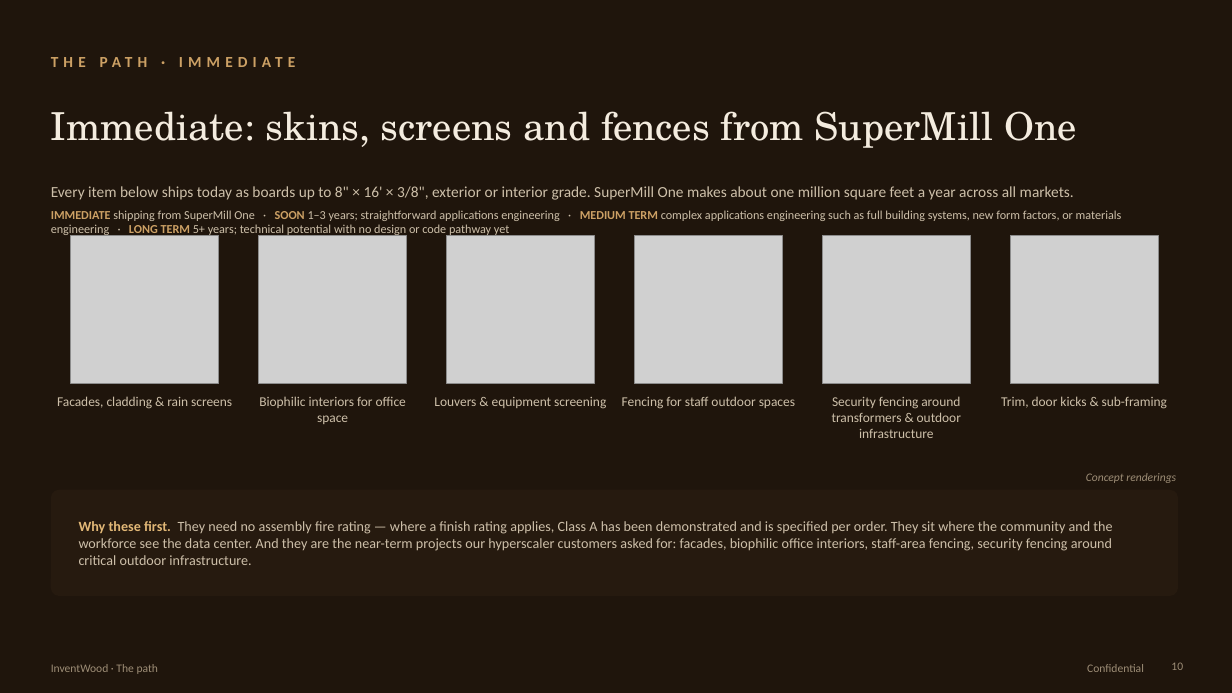
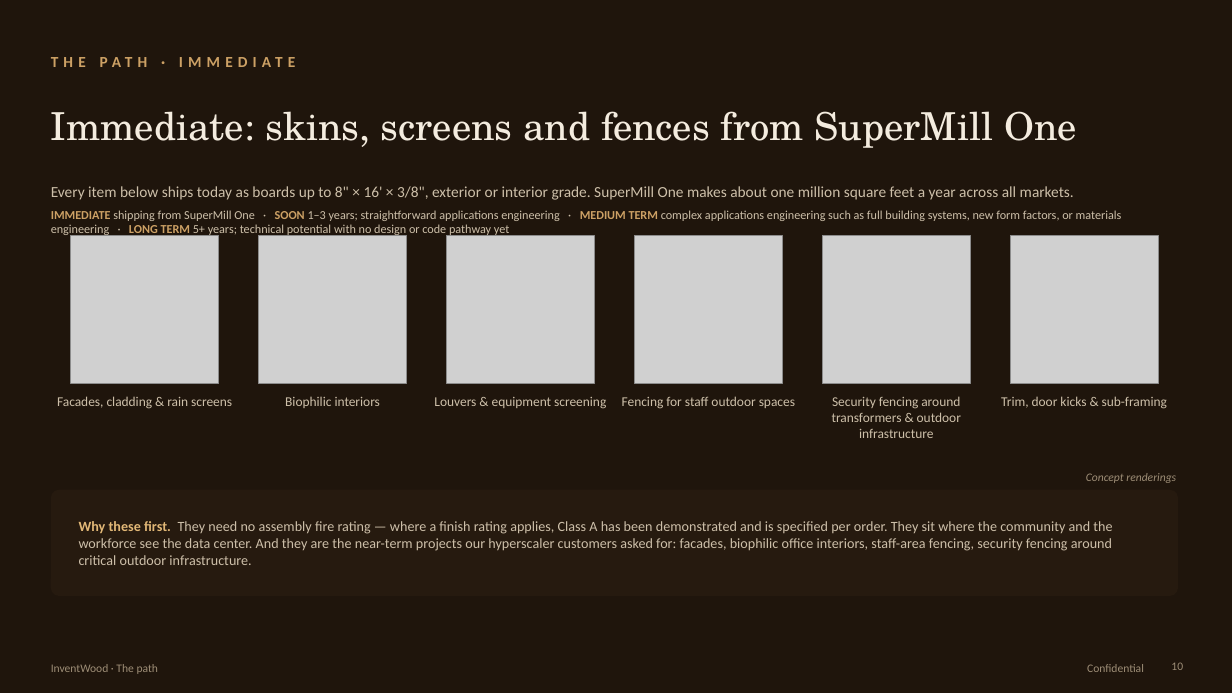
Before and after one commit to alau-hi/decks, a slide deck: slide 10 of superwood-datacenter-investor/SUPERWOOD-for-Data-Centers-Companion.pptx. Drawn at 1232x693 pixels with LibreOffice and Linux fonts; fonts in the diff are those of the drawing; grey boxes stand for pictures. Boxes give left, top, right and bottom in pixels: in the first picture for what was removed or moved away, otherwise in the second. Text is boxed around its words. In the diff, an @@ line names an element or a change of style, - is before the commit and + after.

```diff
--- a/superwood-datacenter-investor/SUPERWOOD-for-Data-Centers-Companion.pptx
+++ b/superwood-datacenter-investor/SUPERWOOD-for-Data-Centers-Companion.pptx
@@ text at bbox=[285, 397, 380, 408]: text changed @@
-Biophilic interiors for office space
+Biophilic interiors
```
Also in this commit, not shown: 5 other files.
